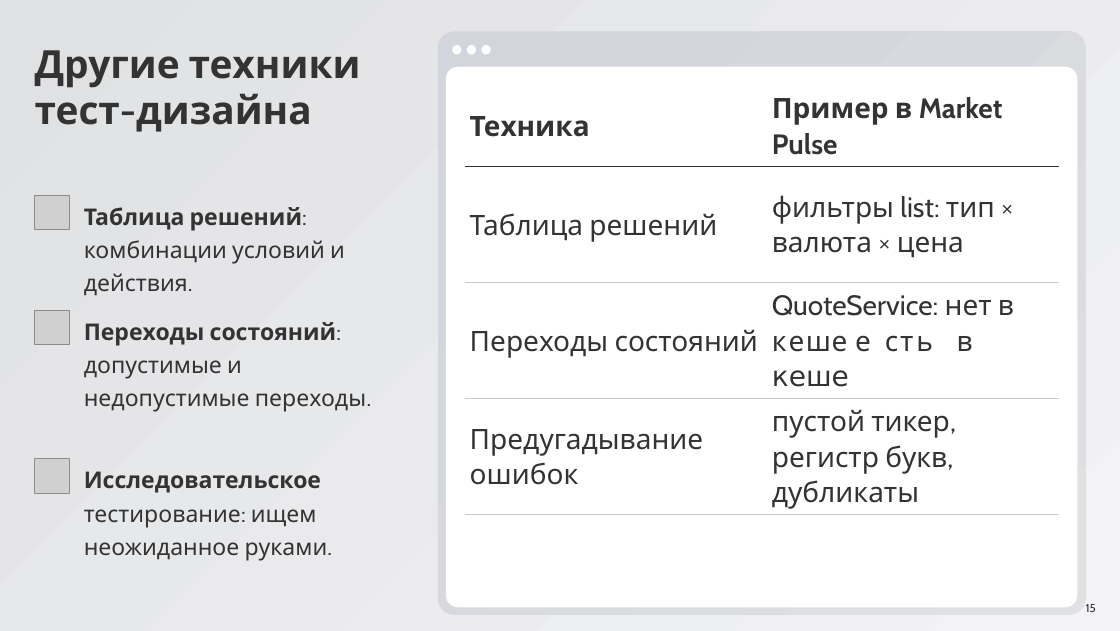
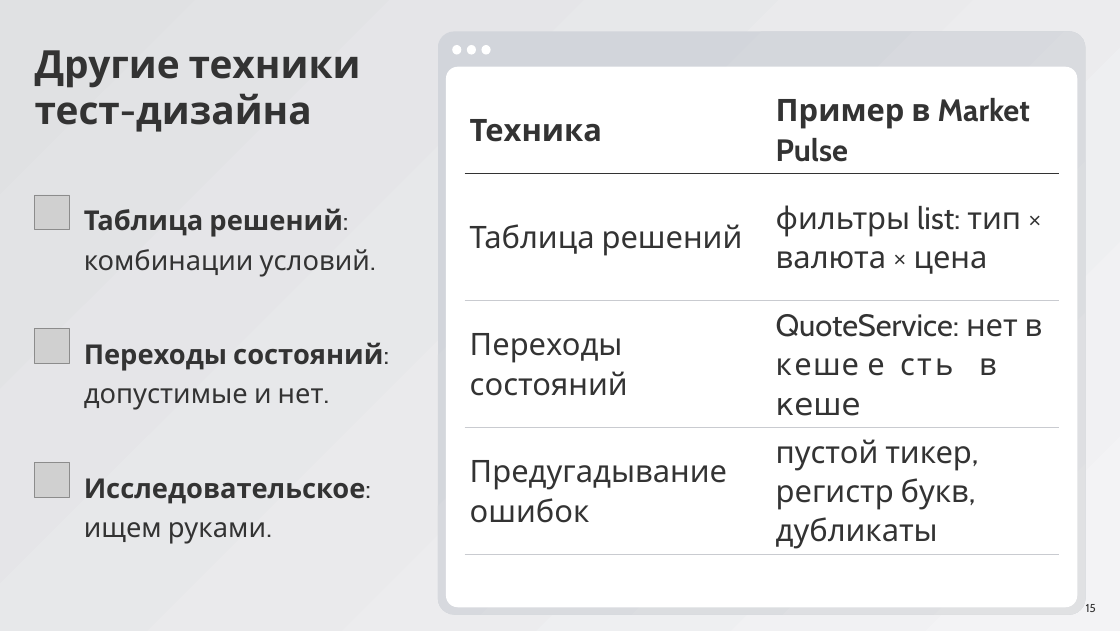
Before and after one commit to ArthurAipov/market-pulse-innopolis, a slide deck: slide 15 of advanced/docs/seminar8/Семинар 8.pptx. Drawn at 1120x631 pixels with LibreOffice and Linux fonts; fonts in the diff are those of the drawing; grey boxes stand for pictures. Boxes give left, top, right and bottom in pixels: in the first picture for what was removed or moved away, otherwise in the second. Text is boxed around its words. In the diff, an @@ line names an element or a change of style, - is before the commit and + after.

```diff
--- a/advanced/docs/seminar8/Семинар 8.pptx
+++ b/advanced/docs/seminar8/Семинар 8.pptx
@@ table at (465, 85, 1059, 554) @@
@@ size 39 to 43 pt @@
@@ text at (84, 208, 370, 277): text changed; size 32 to 38 pt @@
-Таблица решений: комбинации условий и действия.
+Таблица решений: комбинации условий.
@@ picture: place and size @@
-picture at (35, 458, 69, 493)
+picture at (35, 329, 69, 364)
@@ text at (84, 342, 389, 410): text changed; size 32 to 38 pt; bold on @@
-Переходы состояний: допустимые и недопустимые переходы.
+Переходы состояний: допустимые и нет.
@@ picture: place and size @@
-picture at (35, 310, 69, 345)
+picture at (35, 462, 69, 497)
@@ text at (84, 478, 371, 544): text changed; size 32 to 38 pt; bold on @@
-Исследовательское тестирование: ищем неожиданное руками.
+Исследовательское: ищем руками.
```
Also in this commit, not shown: 31 other slides changed.
